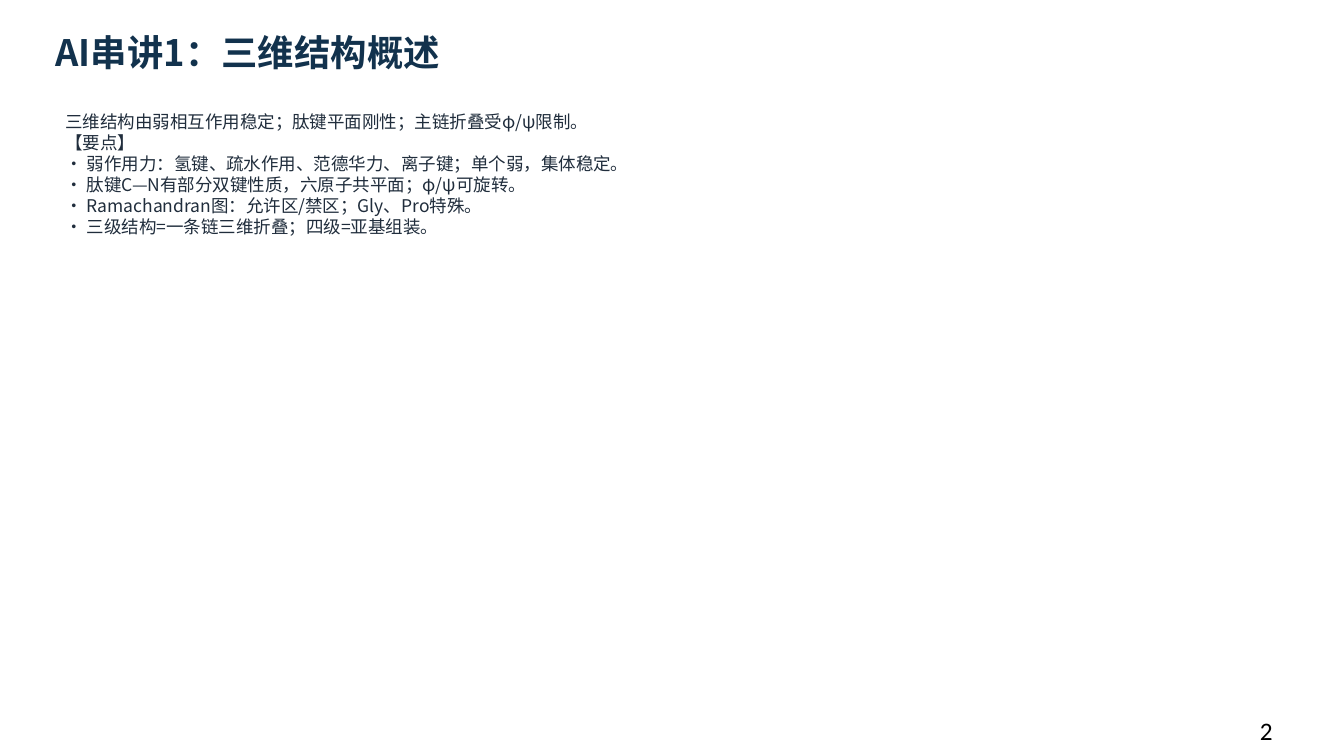
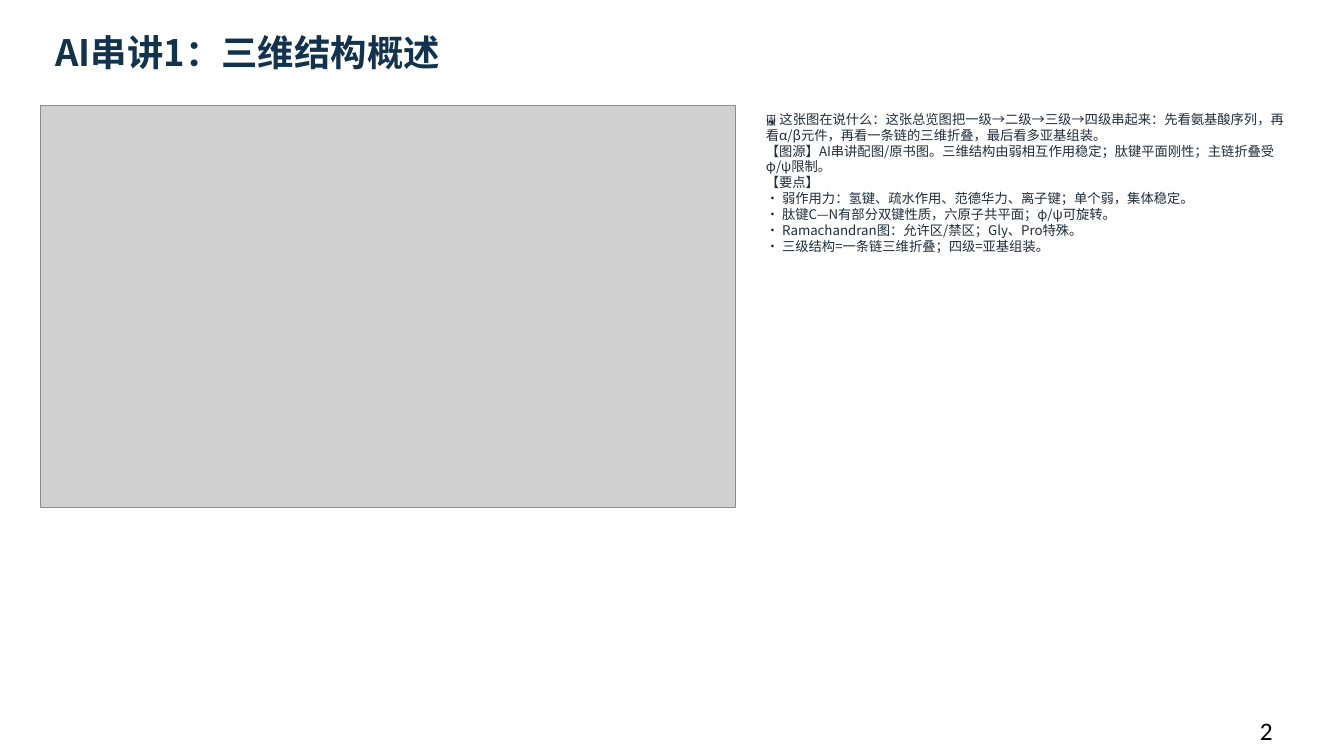
Before and after one commit to newkan-li/Biochemistry, a slide deck: slide 2 of downloads/bc03-ai-style.pptx. Drawn at 1344x756 pixels with LibreOffice and Linux fonts; fonts in the diff are those of the drawing; grey boxes stand for pictures. Boxes give left, top, right and bottom in pixels: in the first picture for what was removed or moved away, otherwise in the second. Text is boxed around its words. In the diff, an @@ line names an element or a change of style, - is before the commit and + after.

Commit message:
修复AI串讲页无图导致像空白:10个AI串讲页配图+图说,AI3配二级结构图;下载版重生成;版本20261112e

```diff
--- a/downloads/bc03-ai-style.pptx
+++ b/downloads/bc03-ai-style.pptx
@@ picture added at (40, 106, 736, 508) @@
@@ text at (766, 113, 1283, 253): text changed; size 12.5 to 9.5 pt @@
-三维结构由弱相互作用稳定；肽键平面刚性；主链折叠受φ/ψ限制。
-【要点】
-• 弱作用力：氢键、疏水作用、范德华力、离子键；单个弱，集体稳定。
-• 肽键C—N有部分双键性质，六原子共平面；φ/ψ可旋转。
-• Ramachandran图：允许区/禁区；Gly、Pro特殊。
-• 三级结构=一条链三维折叠；四级=亚基组装。
+🖼 这张图在说什么：这张总览图把一级→二级→三级→四级串起来：先看氨基酸序列，再看α/β元件，再看一条链的三维折叠，最后看多亚基组装。
+【图源】AI串讲配图/原书图。三维结构由弱相互作用稳定；肽键平面刚性；主链折叠受φ/ψ限制。
+【要点】
+• 弱作用力：氢键、疏水作用、范德华力、离子键；单个弱，集体稳定。
+• 肽键C—N有部分双键性质，六原子共平面；φ/ψ可旋转。
+• Ramachandran图：允许区/禁区；Gly、Pro特殊。
+• 三级结构=一条链三维折叠；四级=亚基组装。
```
Also in this commit, not shown: 9 other slides changed, 6 other files.
